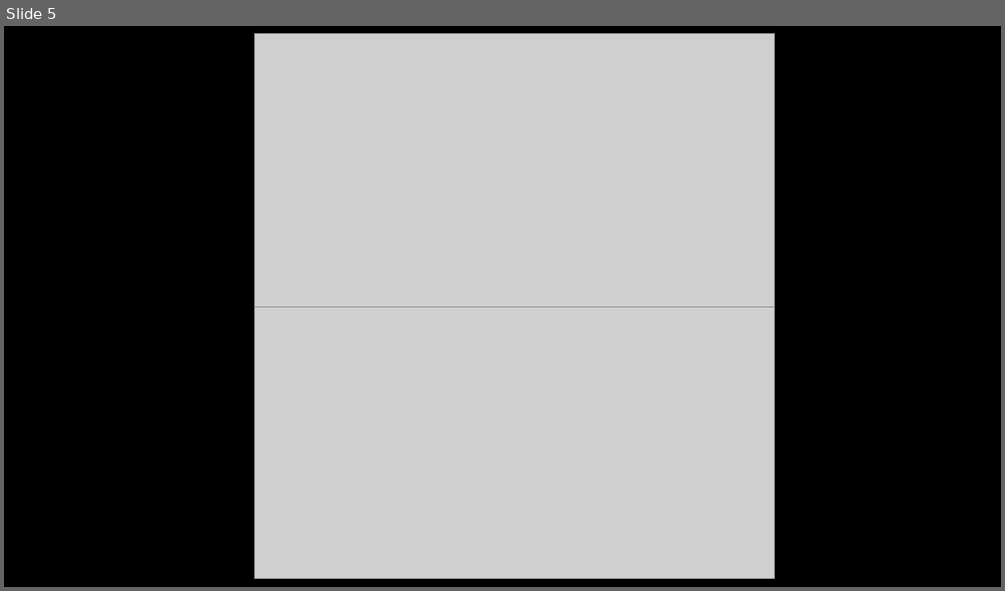
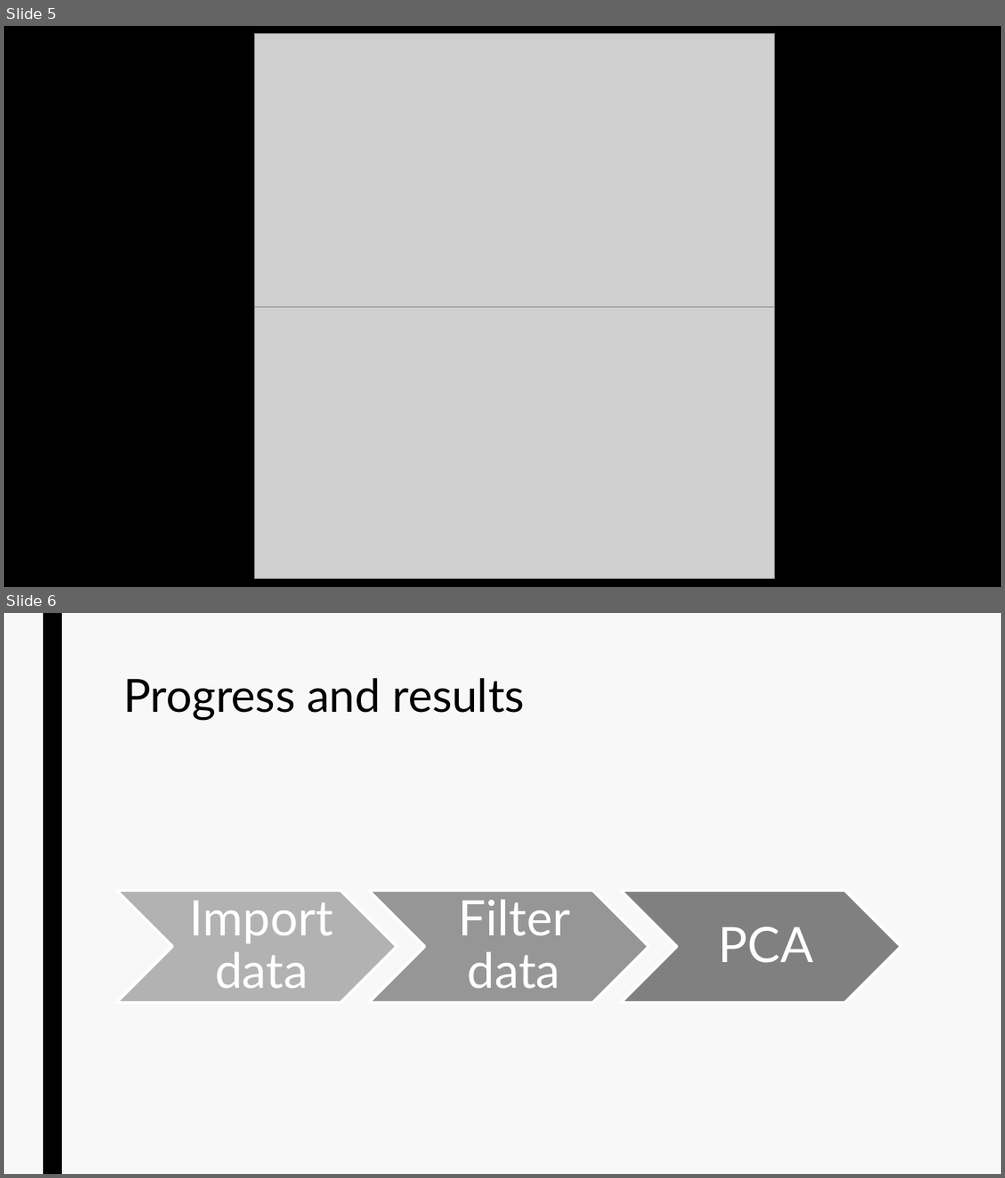
Before and after one commit to datascience-mobi/group-02-project-4-2, a slide deck: Project Proposal.pptx. Shown one above the other, each under a label of ours: slide 5 before the commit, slides 5 and 6 after it. The pictures are 1005x591 and 1005x1178 pixels, drawn with LibreOffice and Linux fonts; fonts in the diff are those of the drawing; grey boxes stand for pictures. Boxes give left, top, right and bottom in pixels: in the first picture for what was removed or moved away, otherwise in the second. Text is boxed around its words. In the diff, an @@ line names an element or a change of style, - is before the commit and + after.

Commit message:
Added results and progress

```diff
--- a/Project Proposal.pptx
+++ b/Project Proposal.pptx
@@ slide 6 added at [4,613,1001,1174], background #F8F8F8 @@
@@ rectangle added at [43,613,62,1174], fill #000000 @@
@@ title added at [123,678,524,720], 44 pt, text #000000 @@
+Progress and results
@@ group added at [116,891,901,1003]: 3 chevrons, 3 texts @@
+Import data
+Filter data
+PCA
```
Also in this commit, not shown: 1 other slide added.
